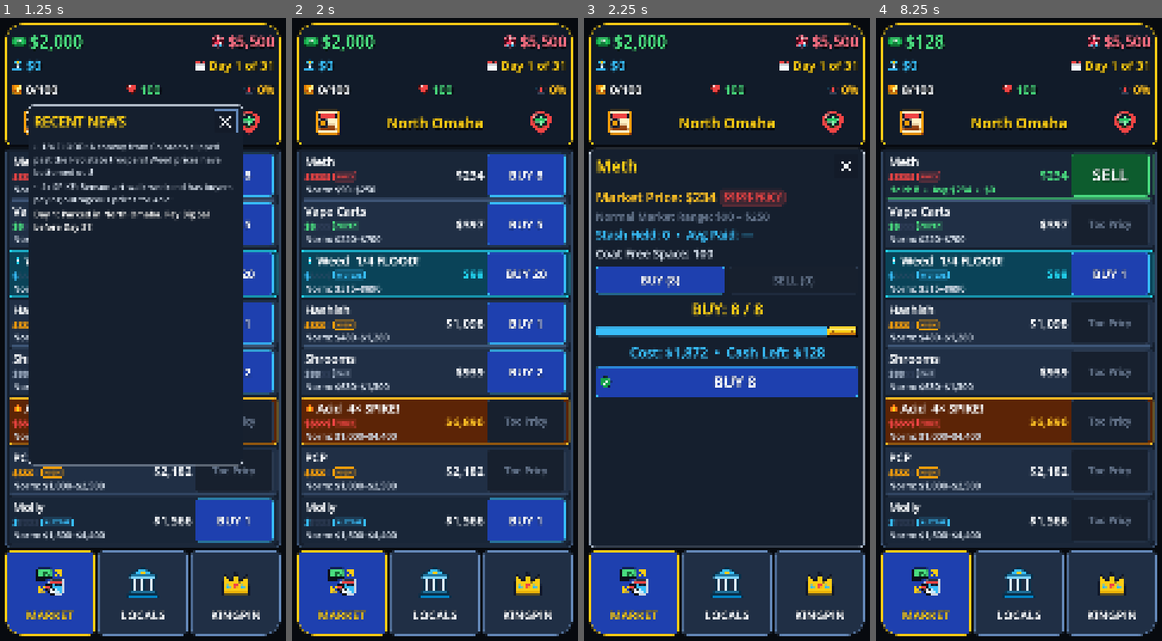
Above: before the commit, frames 1-4 (left to right).
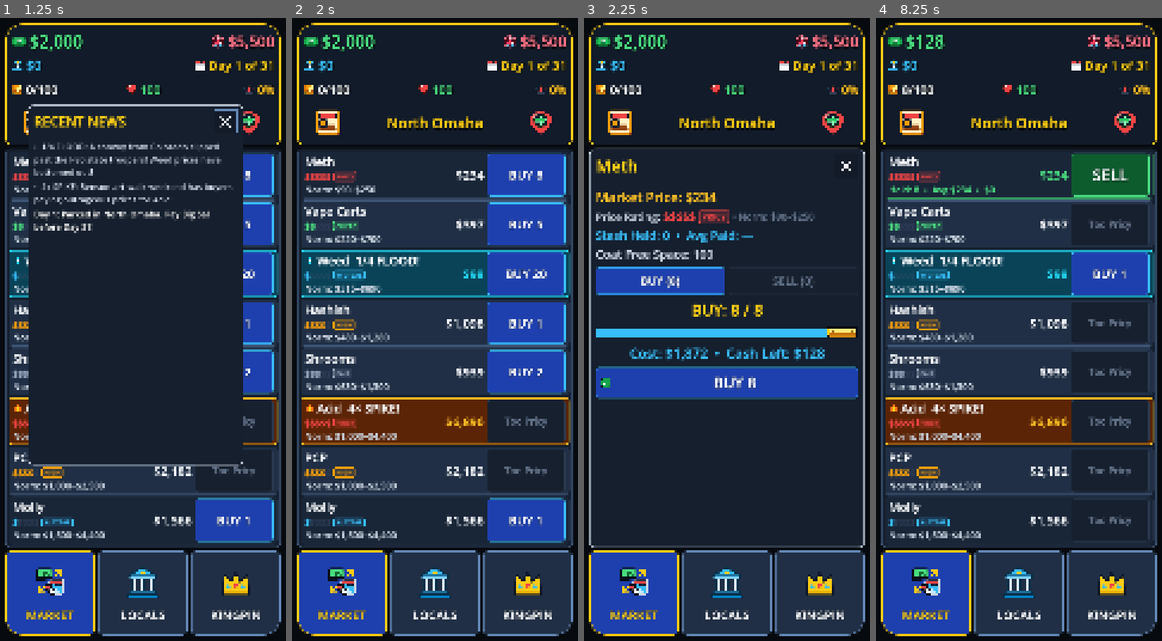
Above: after the commit, the same moments.

Repository: TimGoergen/dope-wars
Game: Godot game, scene res://Main.tscn
Same seed, same stepped clock (60 frames per second), same inputs: the game is played once before the commit and once after it.
Inputs (mouse positions are in pixels of both pictures, inside the frame that each line leads up to):
- Up to frame 1 (1.25 s): click (37, 123) at 0.52 s
- Up to frame 2 (2 s): click (540, 123) at 1.27 s
- Up to frame 3 (2.25 s): click (686, 173) at 2.02 s
- Up to frame 4 (8.25 s): click "BUY 8" at 2.75 s; click (978, 223) at 3.52 s; click "BUY 5" at 4.25 s; click (978, 273) at 5.02 s; click "BUY 20" at 5.75 s; click (978, 323) at 6.52 s; click "BUY 1" at 7.25 s; click (978, 373) at 8.02 s

Frames 1-2 are identical in both runs. In frame 3, 5.0% of the frame differs, in the area x 4-96%, y 27-62%; in frame 4, nothing differs.

Commit message:
feat: add dedicated 5-tier dollar sign rating meter and price tag row to trade overlay

Diff:
--- a/game/scripts/ui/TradeOverlay.gd
+++ b/game/scripts/ui/TradeOverlay.gd
@@ -152,48 +152,83 @@
 	elif a_cnt >= 4:
 		price_color = UiPalette.SPIKE_AMBER
 
-	# Line 1: Market Price + Rating / Tag Pill Badge
-	var price_row := HBoxContainer.new()
-	price_row.size_flags_horizontal = Control.SIZE_EXPAND_FILL
-	price_row.add_theme_constant_override("separation", 14)
-	summary_vbox.add_child(price_row)
-
-	var mkt_lbl := UiPalette.add_label(price_row, "Market Price: %s" % mkt_str, 50, price_color, false, true)
+	# Line 1: Market Price (Large 50px stat)
+	var mkt_lbl := UiPalette.add_label(summary_vbox, "Market Price: %s" % mkt_str, 50, price_color, false, true)
 	mkt_lbl.autowrap_mode = TextServer.AUTOWRAP_OFF
-	mkt_lbl.size_flags_vertical = Control.SIZE_SHRINK_CENTER
+
+	# Line 2: Dollar Sign Rating Meter ($$$$$) + Companion Price Tag Pill + Normal Range
+	var rating_row := HBoxContainer.new()
+	rating_row.size_flags_horizontal = Control.SIZE_EXPAND_FILL
+	rating_row.add_theme_constant_override("separation", 12)
+	summary_vbox.add_child(rating_row)
+
+	var r_title := Label.new()
+	r_title.text = "Price Rating:"
+	r_title.add_theme_font_override("font", UiPalette.make_bold_font())
+	r_title.add_theme_font_size_override("font_size", 40)
+	r_title.add_theme_color_override("font_color", UiPalette.TEXT_SECONDARY)
+	r_title.size_flags_vertical = Control.SIZE_SHRINK_CENTER
+	rating_row.add_child(r_title)
 
 	if price > 0:
+		var meter_hbox := HBoxContainer.new()
+		meter_hbox.add_theme_constant_override("separation", 0)
+		meter_hbox.size_flags_vertical = Control.SIZE_SHRINK_CENTER
+		rating_row.add_child(meter_hbox)
+
+		var active_dollars := Label.new()
+		active_dollars.text = "$".repeat(a_cnt)
+		active_dollars.add_theme_font_override("font", UiPalette.make_bold_font())
+		active_dollars.add_theme_font_size_override("font_size", 42)
+		active_dollars.add_theme_color_override("font_color", t_col)
+		active_dollars.add_theme_constant_override("shadow_offset_x", 0)
+		active_dollars.add_theme_constant_override("shadow_offset_y", 0)
+		active_dollars.add_theme_constant_override("shadow_outline_size", 6)
+		active_dollars.add_theme_color_override("font_shadow_color", Color(t_col.r, t_col.g, t_col.b, 0.40))
+		meter_hbox.add_child(active_dollars)
+
+		var inactive_dollars := Label.new()
+		inactive_dollars.text = "$".repeat(maxi(0, 5 - a_cnt))
+		inactive_dollars.add_theme_font_override("font", UiPalette.make_bold_font())
+		inactive_dollars.add_theme_font_size_override("font_size", 42)
+		inactive_dollars.add_theme_color_override("font_color", Color(0.24, 0.30, 0.42, 0.45))
+		meter_hbox.add_child(inactive_dollars)
+
 		var pill := PanelContainer.new()
-		pill.add_theme_stylebox_override("panel", UiPalette.make_box(t_bg, t_col, 10, 2, 14, 4))
+		pill.add_theme_stylebox_override("panel", UiPalette.make_box(t_bg, t_col, 8, 2, 12, 4))
 		pill.size_flags_vertical = Control.SIZE_SHRINK_CENTER
-		price_row.add_child(pill)
-
-		var pill_hbox := HBoxContainer.new()
-		pill_hbox.add_theme_constant_override("separation", 8)
-		pill.add_child(pill_hbox)
-
-		var meter_lbl := Label.new()
-		meter_lbl.text = "$".repeat(a_cnt)
-		meter_lbl.add_theme_font_override("font", UiPalette.make_bold_font())
-		meter_lbl.add_theme_font_size_override("font_size", 38)
-		meter_lbl.add_theme_color_override("font_color", t_col)
-		pill_hbox.add_child(meter_lbl)
+		rating_row.add_child(pill)
 
 		var tag_lbl := Label.new()
 		tag_lbl.text = tag_text
 		tag_lbl.add_theme_font_override("font", UiPalette.make_bold_font())
-		tag_lbl.add_theme_font_size_override("font_size", 36)
+		tag_lbl.add_theme_font_size_override("font_size", 32)
 		tag_lbl.add_theme_color_override("font_color", t_col)
-		pill_hbox.add_child(tag_lbl)
-
-	# Line 2: Normal Range context
-	UiPalette.add_label(summary_vbox, "Normal Market Range: %s – %s" % [Money.format(min_p), Money.format(max_p)], 40, UiPalette.TEXT_MUTED, false, false)
+		pill.add_child(tag_lbl)
+
+		var norm_lbl := Label.new()
+		norm_lbl.text = "• Norm: %s–%s" % [Money.format(min_p), Money.format(max_p)]
+		norm_lbl.add_theme_font_override("font", UiPalette.make_bold_font())
+		norm_lbl.add_theme_font_size_override("font_size", 36)
+		norm_lbl.add_theme_color_override("font_color", UiPalette.TEXT_MUTED)
+		norm_lbl.size_flags_vertical = Control.SIZE_SHRINK_CENTER
+		rating_row.add_child(norm_lbl)
+	else:
+		var no_buy_lbl := Label.new()
+		no_buy_lbl.text = "NO LOCAL BUYERS (Norm: %s–%s)" % [Money.format(min_p), Money.format(max_p)]
+		no_buy_lbl.add_theme_font_override("font", UiPalette.make_bold_font())
+		no_buy_lbl.add_theme_font_size_override("font_size", 36)
+		no_buy_lbl.add_theme_color_override("font_color", UiPalette.TEXT_MUTED)
+		no_buy_lbl.size_flags_vertical = Control.SIZE_SHRINK_CENTER
+		rating_row.add_child(no_buy_lbl)
 
 	# Line 3: Stash Held + Avg Paid (Large 44px stat)
-	UiPalette.add_label(summary_vbox, "Stash Held: %d  •  Avg Paid: %s" % [held, avg_str], 44, UiPalette.BANK_CYAN, false, false)
+	var stash_lbl := UiPalette.add_label(summary_vbox, "Stash Held: %d  •  Avg Paid: %s" % [held, avg_str], 44, UiPalette.BANK_CYAN, false, false)
+	stash_lbl.autowrap_mode = TextServer.AUTOWRAP_OFF
 
 	# Line 4: Coat Space Free (Large 44px stat)
-	UiPalette.add_label(summary_vbox, "Coat Free Space: %d" % _state.get_free_capacity(), 44, UiPalette.TEXT_SECONDARY, false, false)
+	var coat_lbl := UiPalette.add_label(summary_vbox, "Coat Free Space: %d" % _state.get_free_capacity(), 44, UiPalette.TEXT_SECONDARY, false, false)
+	coat_lbl.autowrap_mode = TextServer.AUTOWRAP_OFF
 
 	# 3. Mode Toggle Buttons: [BUY] | [SELL] | [🗑️ DROP]
 	var mode_row := HBoxContainer.new()
--- a/game/sim/UiLayoutTest.gd
+++ b/game/sim/UiLayoutTest.gd
@@ -229,6 +229,7 @@
 
 			# Verify Market Price label is single line and horizontally rendered
 			var mkt_lbl_found := false
+			var rating_lbl_found := false
 			for node in main._trade_overlay.find_children("*", "Label", true, false):
 				var l := node as Label
 				if l.text.begins_with("Market Price:"):
@@ -241,8 +242,14 @@
 						push_error("FAIL [Market Price Horizontal]: Expected 1 line, got %d (height=%.1f)" % [l.get_line_count(), l.size.y])
 						quit(1)
 						return
+				elif l.text == "Price Rating:":
+					rating_lbl_found = true
 			if not mkt_lbl_found:
 				push_error("FAIL [Market Price Horizontal]: Could not find 'Market Price:' label in TradeOverlay")
+				quit(1)
+				return
+			if not rating_lbl_found:
+				push_error("FAIL [Price Rating Display]: Could not find 'Price Rating:' label in TradeOverlay")
 				quit(1)
 				return
 
